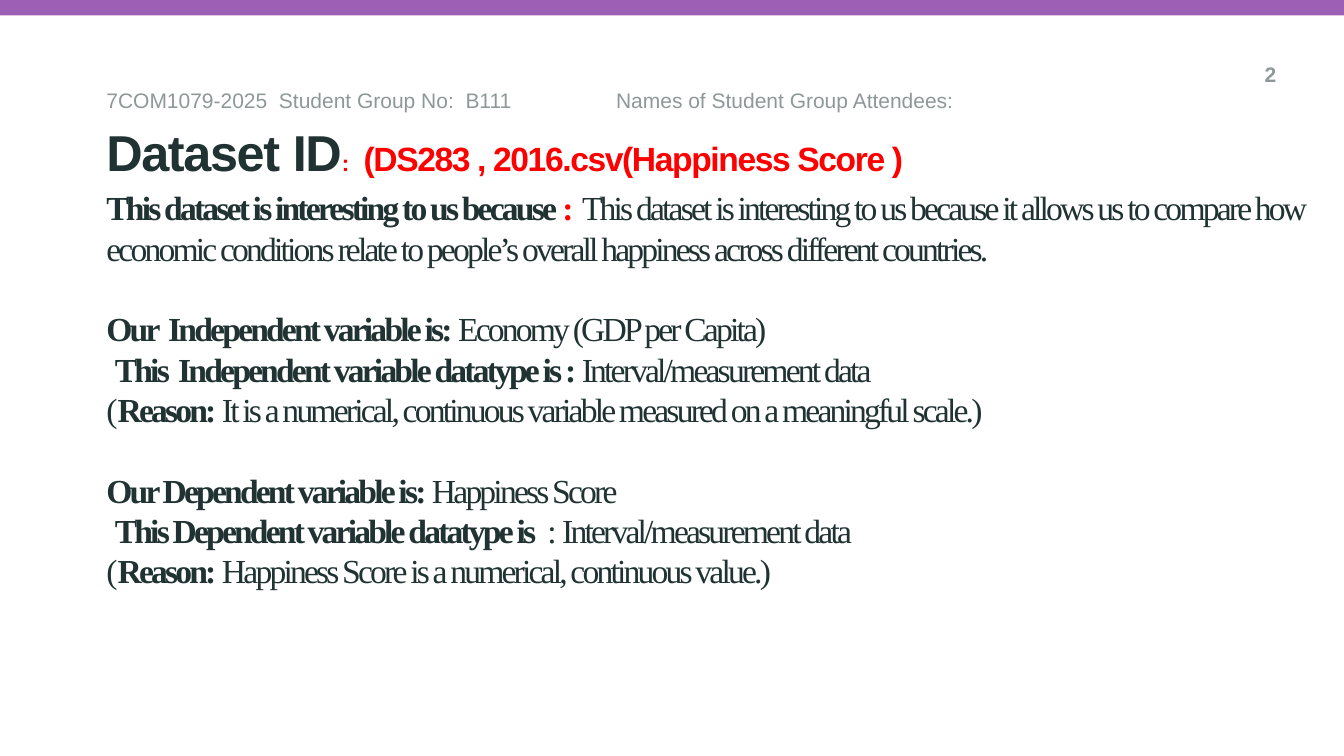
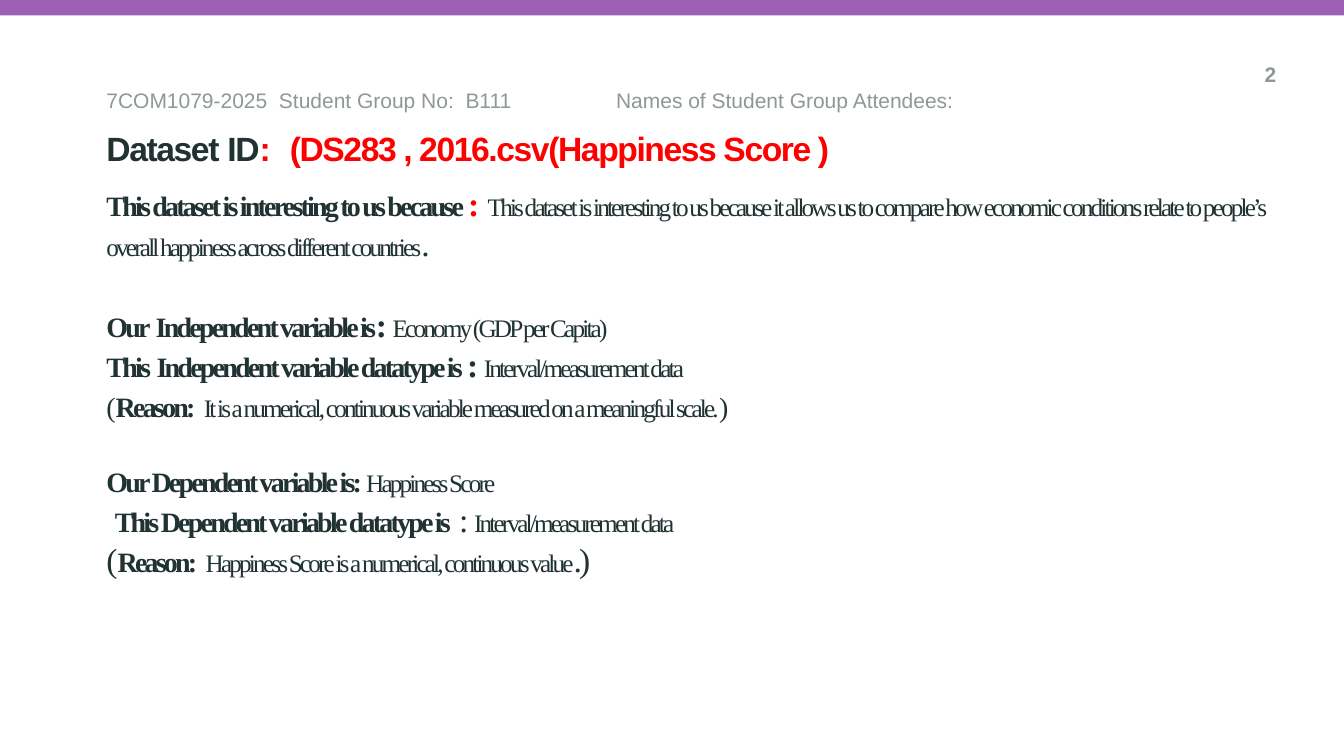
Before and after one commit to Soundarya-Halanuru-Rajan/B111-TeamReseearch, a slide deck: slide 3 of presentation.pptx. Drawn at 1344x756 pixels with LibreOffice and Linux fonts; fonts in the diff are those of the drawing; background and template pictures are left out. Boxes give left, top, right and bottom in pixels: in the first picture for what was removed or moved away, otherwise in the second. Text is boxed around its words. In the diff, an @@ line names an element or a change of style, - is before the commit and + after.

Commit message:
Reviewd and updated PPT Document, Added My Student ID, Removed few elements given in Template(Meant for guidance), did some size formatting and deleted repetative information

```diff
--- a/presentation.pptx
+++ b/presentation.pptx
@@ subtitle "Dataset ID: (DS283 , 2016.csv(Happiness ..." at box(106, 136, 811, 168): size 36 to 24 pt in "Dataset ID:"; size 16 to 24 pt in "ID:" @@
@@ title "This dataset is interesting to ..." at box(106, 196, 1267, 578): size 24 to 20 pt, size 24 to 18 pt in "This dataset is interesting to us because ..." @@
```
Also in this commit, not shown: 6 other slides changed.
